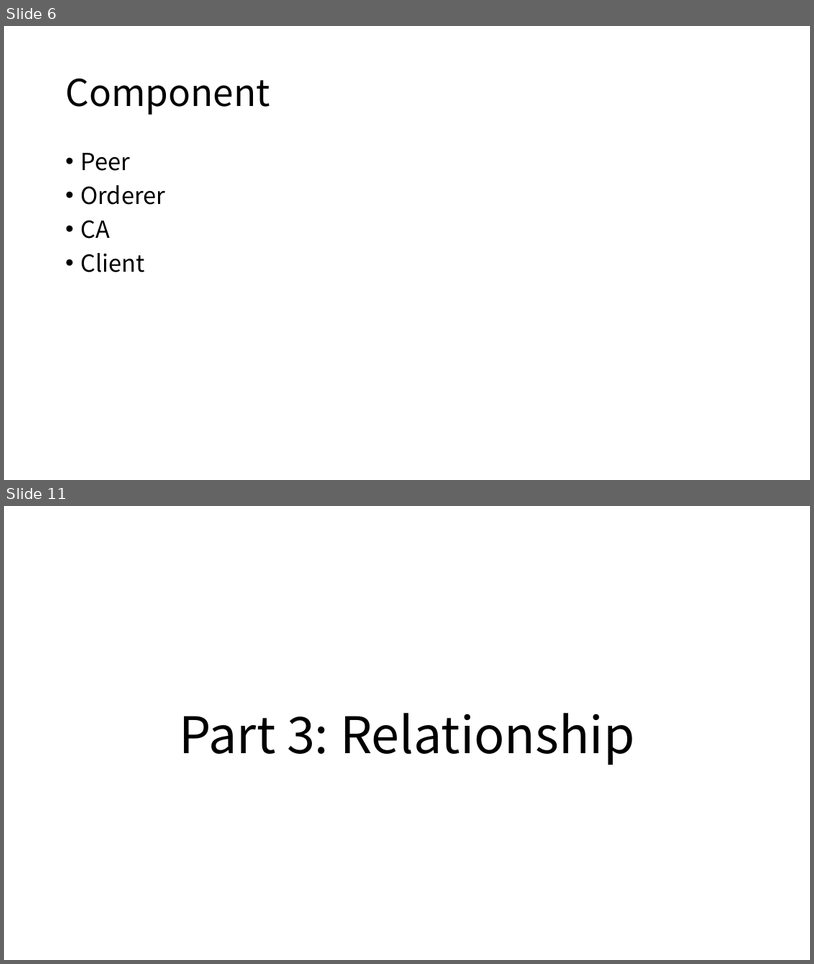
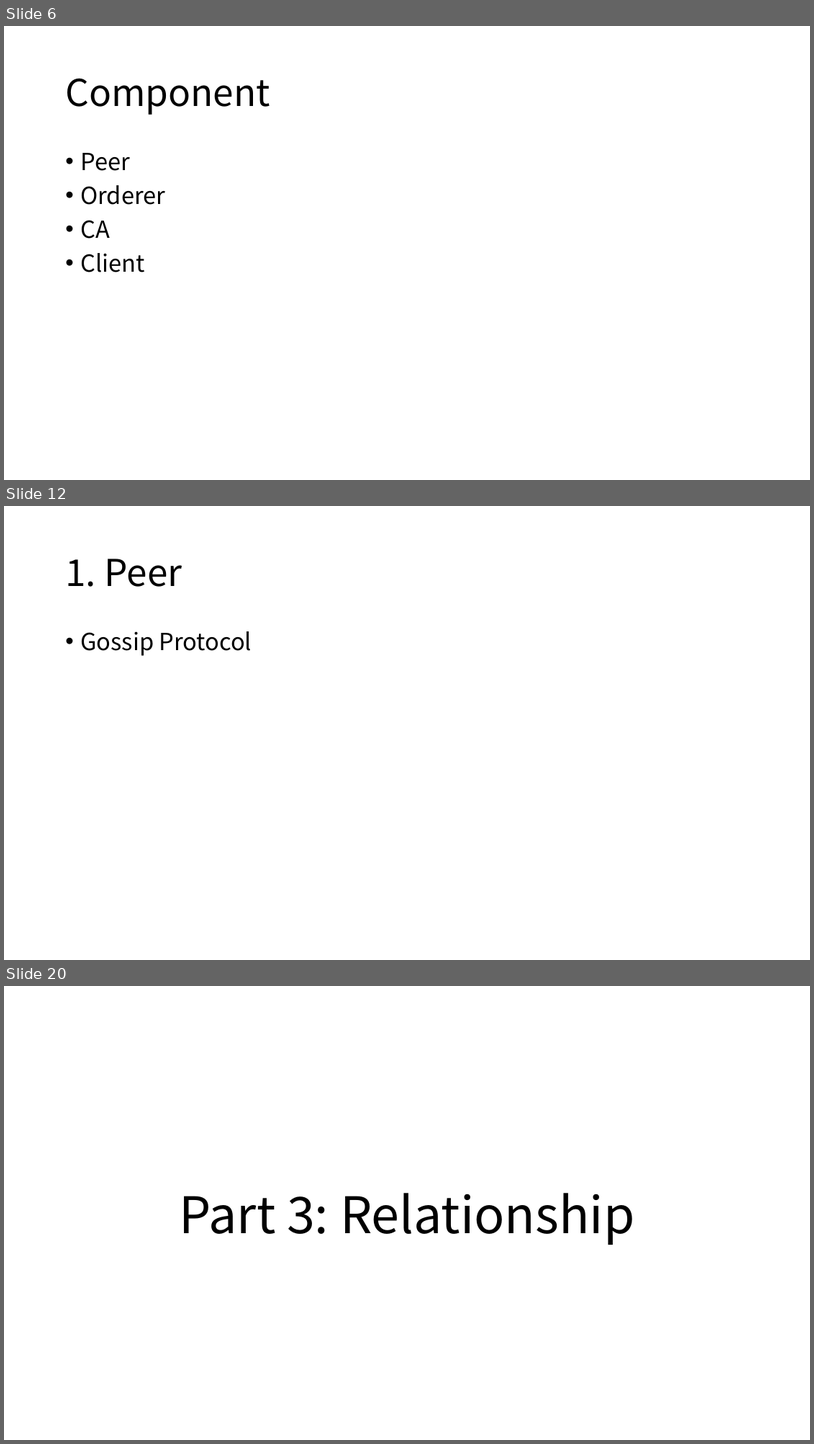
Before and after one commit to freekatz/Blockchain-Notes, a slide deck: fabric notes/【2020.12.26】Fabric Network Runtime Architecture.pptx. Shown one above the other, each under a label of ours: slides 6 and 11 before the commit, slides 6, 12 and 20 after it; the slides between them are not shown. The pictures are 814x964 and 814x1444 pixels, drawn with LibreOffice and Linux fonts; fonts in the diff are those of the drawing. Boxes give left, top, right and bottom in pixels: in the first picture for what was removed or moved away, otherwise in the second. Text is boxed around its words. In the diff, an @@ line names an element or a change of style, - is before the commit and + after.

```diff
--- a/fabric notes/【2020.12.26】Fabric Network Runtime Architecture.pptx
+++ b/fabric notes/【2020.12.26】Fabric Network Runtime Architecture.pptx
@@ slide 12 added at [4,506,810,960], background #FFFFFF @@
@@ title added at [65,559,183,587], 44 pt, text #000000 @@
+1. Peer
@@ text added at [80,631,252,656], 28 pt, text #000000 @@
+• Gossip Protocol
@@ what was slide 11 is now slide 20 @@
```
Also in this commit, not shown: 4 slides changed, 8 other slides added, 4 other files.
